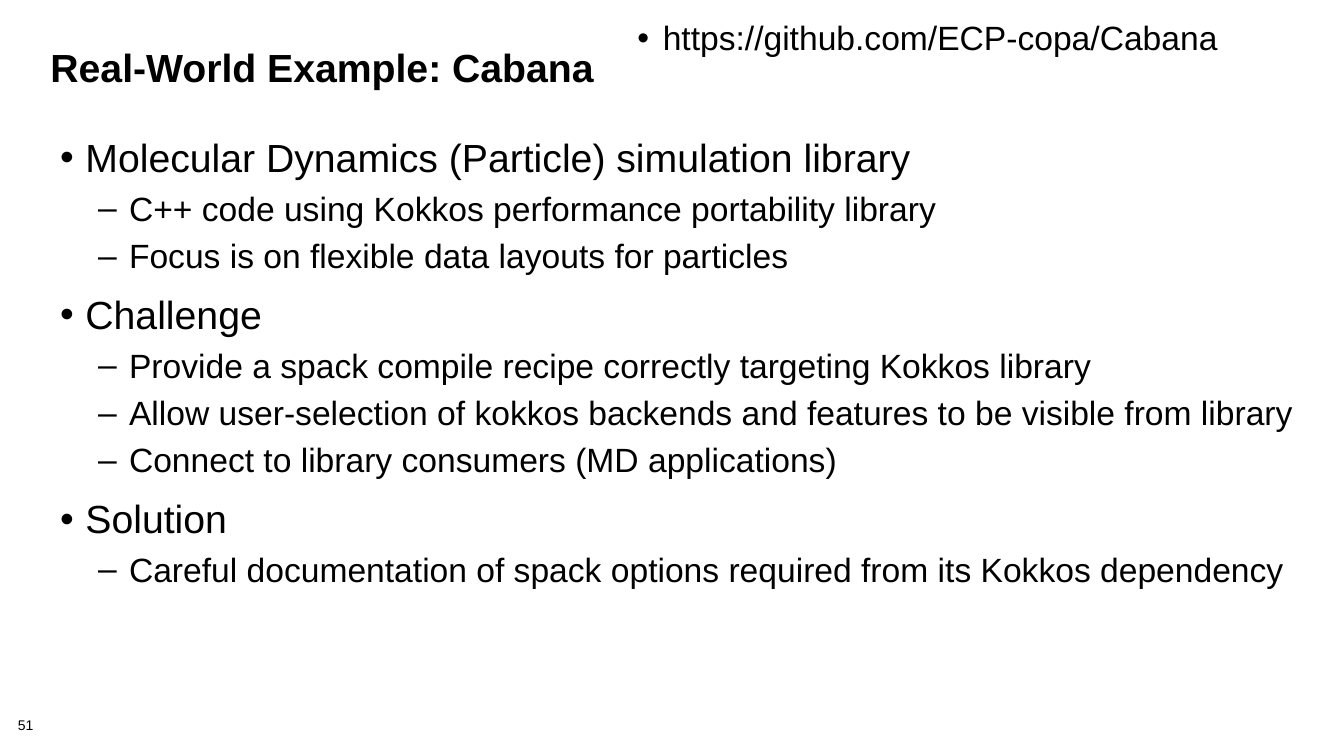
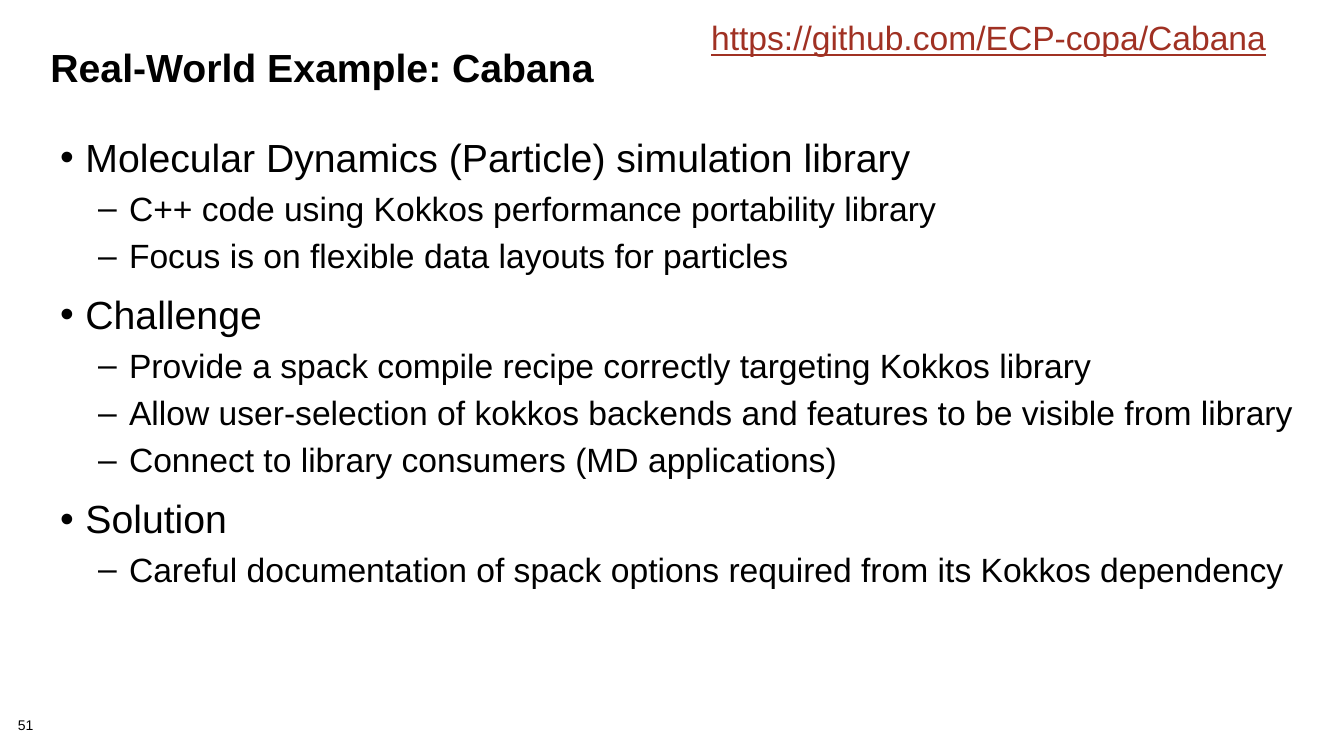
Before and after one commit to bssw-tutorial/presentations, a slide deck: slide 51 of packaging.pptx. Drawn at 1344x756 pixels with LibreOffice and Linux fonts; fonts in the diff are those of the drawing; background and template pictures are left out. Boxes give left, top, right and bottom in pixels: in the first picture for what was removed or moved away, otherwise in the second. Text is boxed around its words. In the diff, an @@ line names an element or a change of style, - is before the commit and + after.

```diff
--- a/packaging.pptx
+++ b/packaging.pptx
@@ text "https://github.com/ECP-copa/Cabana": place and size @@
-text "https://github.com/ECP-copa/Cabana" at (663,25,1218,57)
+text "https://github.com/ECP-copa/Cabana" at (711,25,1266,57)
@@ text "https://github.com/ECP-copa/Cabana" at (711,25,1266,57): text colour #000000 to #A03123, underline on; bullet • to none @@
```
Also in this commit, not shown: 7 other slides changed, 3 other files.
